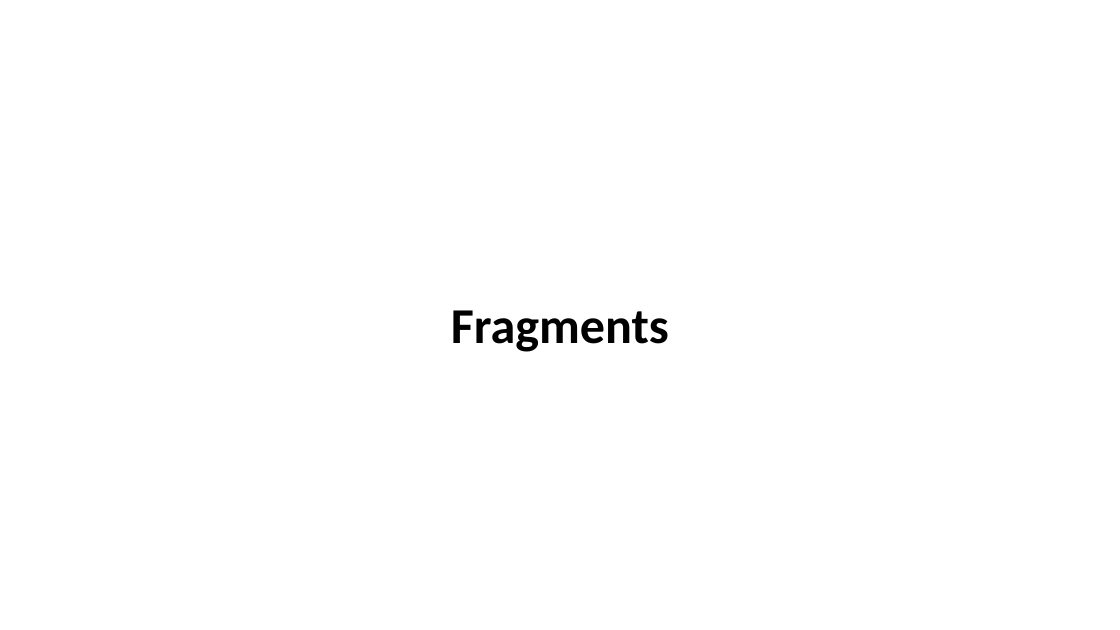
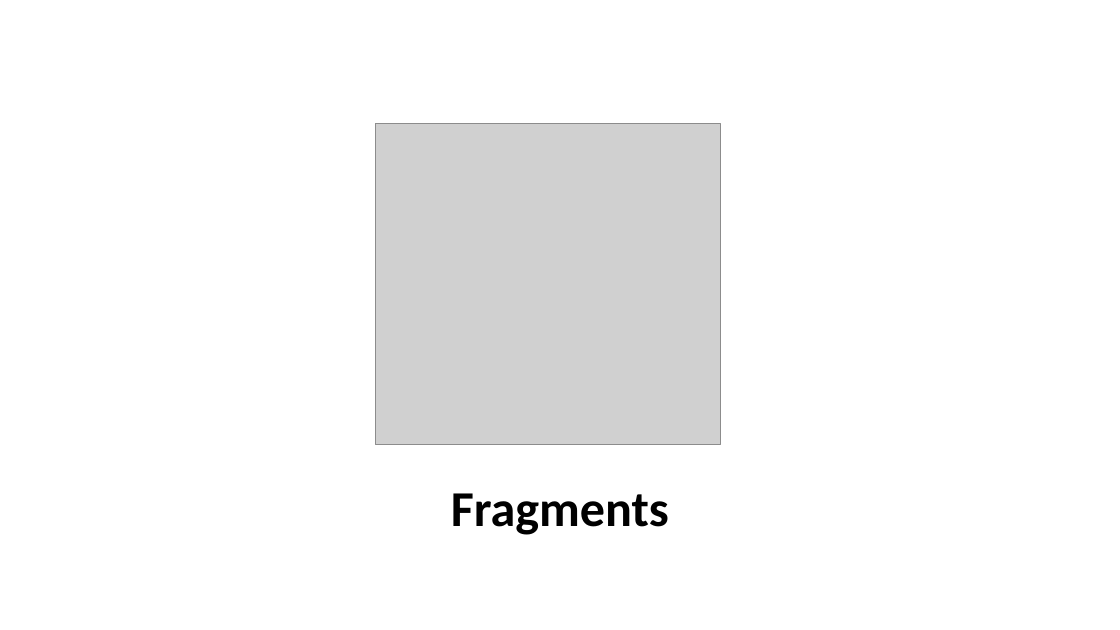
Before and after one commit to Batch-xx/Android-Lunch-Learn, a slide deck: slide 27 of slides/Android Studio_Activities_Fragments.pptx (slide 28 before the commit). Drawn at 1120x630 pixels with LibreOffice and Linux fonts; fonts in the diff are those of the drawing; grey boxes stand for pictures; background and template pictures are left out. Boxes give left, top, right and bottom in pixels: in the first picture for what was removed or moved away, otherwise in the second. Text is boxed around its words. In the diff, an @@ line names an element or a change of style, - is before the commit and + after.

```diff
--- a/slides/Android Studio_Activities_Fragments.pptx
+++ b/slides/Android Studio_Activities_Fragments.pptx
@@ picture added at [376,124,720,445] @@
@@ text "Fragments": place and size @@
-text "Fragments" at [451,310,669,352]
+text "Fragments" at [451,493,669,535]
```
Also in this commit, not shown: 14 other slides changed, 11 slides added, 3 slides removed, 7 other files.
